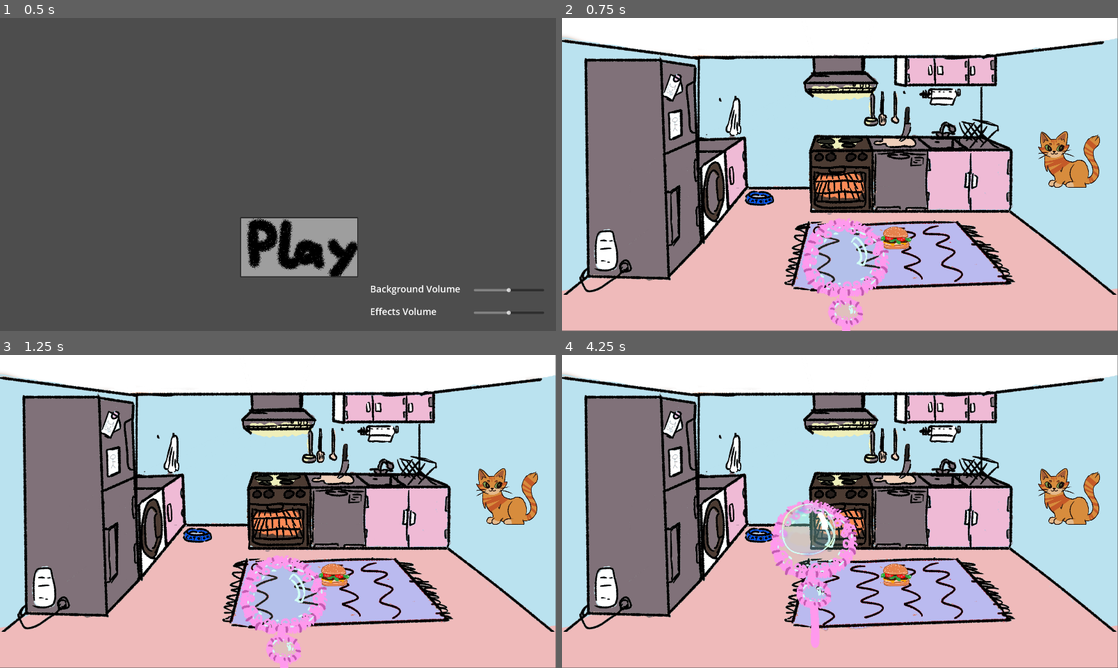
Above: before the commit, frames 1-4 (two rows, left to right).
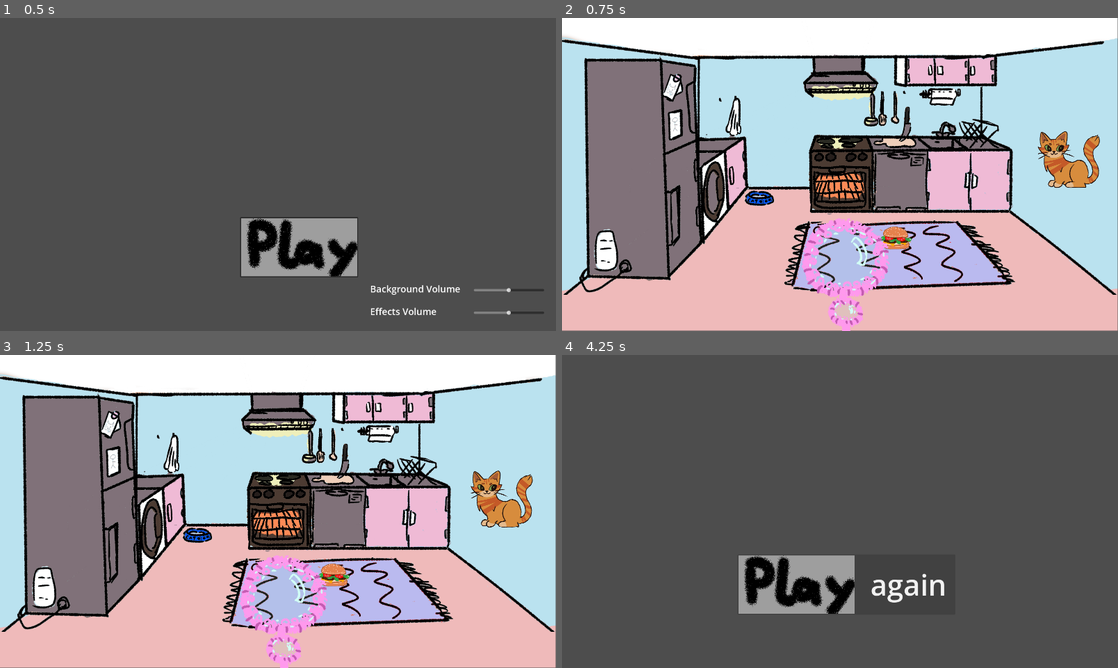
Above: after the commit, the same moments.

Repository: LuckyDiamond2/GGJ2025-Snack-attack-Bubble-Trouble
Game: Godot game, scene res://scenes/title_screen.tscn
Same seed, same stepped clock (60 frames per second), same inputs: the game is played once before the commit and once after it.
Inputs (mouse positions are in pixels of both pictures, inside the frame that each line leads up to):
- Up to frame 1 (0.5 s): no input
- Up to frame 2 (0.75 s): click (862, 246) at 0.5 s
- Up to frame 3 (1.25 s): no input
- Up to frame 4 (4.25 s): move the mouse to (962, 495) at 1.27 s; click (962, 495) at 1.42 s; move the mouse to (728, 527) at 2.02 s; click (728, 527) at 2.17 s; move the mouse to (895, 442) at 2.77 s; click (895, 442) at 2.92 s; move the mouse to (812, 574) at 3.52 s; click (812, 574) at 3.67 s

Frame 1 is identical in both runs. In frame 2, 0.3% of the frame differs, in the area x 57-97%, y 36-74%; in frame 3, 1.2%; in frame 4, 99%, in the area x 0-100%, y 0-100%.
Error after the commit: Invalid access to property or key 'on_bubble_pop' on a base object of type 'null instance'. (res://scripts/bubble.gd:47)

Commit message:
add bubble interaction with cat and bubble spawn

Diff:
--- a/scenes/cats/cat.gd
+++ b/scenes/cats/cat.gd
@@ -1,8 +1,9 @@
 extends RigidBody2D
 
-@export var ACCELERATION = 300
-@export var MAX_SPEED = 500
+@export var ACCELERATION = 100
+@export var MAX_SPEED = 200
 @export var FRICTION = 200
+@export var BUBBLE_HIT_DISTANCE = 200
 
 var food:Node2D
 @onready var sprite = $AnimatedSprite2D
@@ -21,6 +22,7 @@
 func seek_Food():
 	if foodDetectionZone2.can_see_food():
 		state = IDLE
+		get_parent().on_cat_reaches_food.emit()
 	elif foodDetectionZone.can_see_food():
 		state = CHASE
 		food = foodDetectionZone.food
@@ -28,7 +30,8 @@
 
 # Called when the node enters the scene tree for the first time.
 func _ready() -> void:
-	food = get_node("/root/Node/Hamburger")
+	get_parent().on_bubble_pop.connect(_on_bubble_pop)
+	food = get_node("/root/GameScreen/Hamburger")
 
 
 # Called every frame. 'delta' is the elapsed time since the previous frame.
@@ -53,7 +56,12 @@
 	linear_velocity = velocity
 
 
-
+func _on_bubble_pop(position: Vector2):
+	if position.distance_to(self.position) < BUBBLE_HIT_DISTANCE:
+		if food:
+			var direction = (food.position - position).normalized()
+			velocity = velocity.move_toward(-direction * MAX_SPEED, 5000)
+	#print("distance: ", position.distance_to(self.position))
 
 	#if food and position.distance_to(food.position) > 10:
 		#var direction = (food.position - position).normalized()
--- a/scenes/game_screen.tscn
+++ b/scenes/game_screen.tscn
@@ -28,14 +28,14 @@
 autoplay = true
 script = ExtResource("4_bbapu")
 
-[node name="TBubbleWand" parent="." instance=ExtResource("4_fvn4u")]
-auto_translate_mode = 2
-position = Vector2(974, 947)
-
-[node name="Bubbles" type="Node" parent="."]
-
 [node name="Hamburger" parent="." instance=ExtResource("7_rgc0x")]
 position = Vector2(1152, 762)
 
 [node name="Cat" parent="." instance=ExtResource("8_8c6ri")]
 position = Vector2(1751, 481)
+
+[node name="Bubbles" type="Node" parent="."]
+
+[node name="TBubbleWand" parent="." instance=ExtResource("4_fvn4u")]
+auto_translate_mode = 2
+position = Vector2(974, 947)
--- a/scripts/bubble.gd
+++ b/scripts/bubble.gd
@@ -3,13 +3,14 @@
 var scene = preload("res://scenes/animated_bubble.tscn")
 var anim: AnimatedSprite2D
 
-
+var spawnSound = preload("res://assets/bubble/BubbleSpawn.wav")
 var popSounds = [preload("res://assets/bubble/Pop1.mp3"),
 				preload("res://assets/bubble/Pop2.mp3"),
 				preload("res://assets/bubble/Pop3.mp3"),
 				preload("res://assets/bubble/Pop4.mp3")]
 
 var velocity: Vector2
+var player
 
 # Called when the node enters the scene tree for the first time.
 func _ready() -> void:
@@ -20,6 +21,13 @@
 	anim.offset.y = -230
 	velocity = Vector2(randf_range(-30, 30), randf_range(-150, 0))
 	anim.play()
+	player = AudioStreamPlayer.new()
+	player.volume_db = linear_to_db($"/root/Settings".get_effect_volume())
+	get_parent().add_child(player)
+	var rand_pitch_scale = randf_range(0.5, 1.5)
+	player.pitch_scale = rand_pitch_scale
+	player.stream = spawnSound
+	player.play()
 
 # Called every frame. 'delta' is the elapsed time since the previous frame.
 func _process(delta: float) -> void:
@@ -29,9 +37,6 @@
 	anim.position = pos
 
 func play_pop_sound():
-	var player = AudioStreamPlayer.new()
-	player.volume_db = linear_to_db($"/root/Settings".get_effect_volume())
-	get_parent().add_child(player)
 	var rand_pitch_scale = randf_range(0.5, 1.5)
 	player.pitch_scale = rand_pitch_scale
 	player.stream = popSounds.pick_random()
@@ -39,4 +44,5 @@
 
 func _notification(what: int):
 	if what == NOTIFICATION_PREDELETE:  # Called when node is being deleted/freed
+		get_parent().get_parent().on_bubble_pop.emit(anim.position)
 		play_pop_sound()
--- a/scripts/game_screen.gd
+++ b/scripts/game_screen.gd
@@ -1,10 +1,15 @@
 extends Node
 
+signal on_bubble_pop(position: Vector2)
+signal on_cat_reaches_food()
 
 # Called when the node enters the scene tree for the first time.
 func _ready() -> void:
+	on_cat_reaches_food.connect(_on_cat_reaches_food)
 	pass
 
+func _on_cat_reaches_food():
+	get_tree().change_scene_to_file("res://scenes/loose_screen.tscn")
 
 # Called every frame. 'delta' is the elapsed time since the previous frame.
 func _process(delta: float) -> void:
--- a/scripts/main.tscn
+++ b/scripts/main.tscn
@@ -1,20 +1,18 @@
-[gd_scene load_steps=6 format=3 uid="uid://djh03gny11peh"]
+[gd_scene load_steps=8 format=3 uid="uid://djh03gny11peh"]
 
 [ext_resource type="PackedScene" uid="uid://dvkrr16lq0fc0" path="res://scenes/title_screen.tscn" id="1_xbm1p"]
 [ext_resource type="PackedScene" uid="uid://bt1yao5k41uaa" path="res://scenes/game_screen.tscn" id="2_6m6l3"]
+[ext_resource type="PackedScene" uid="uid://hk1l0uw6vhs8" path="res://scenes/food/hamburger.tscn" id="3_3a2as"]
+[ext_resource type="PackedScene" uid="uid://c0g21naslexct" path="res://scenes/cats/cat.tscn" id="4_6oxlf"]
 [ext_resource type="PackedScene" uid="uid://bkpufb658r63q" path="res://scenes/win_screen.tscn" id="4_33fp4"]
 [ext_resource type="Script" path="res://scripts/win_screen.gd" id="5_pf0ur"]
 [ext_resource type="PackedScene" uid="uid://cke768xeg101o" path="res://scenes/loose_screen.tscn" id="6_qtedh"]
-[ext_resource type="PackedScene" uid="uid://hk1l0uw6vhs8" path="res://scenes/food/hamburger.tscn" id="3_3a2as"]
-[ext_resource type="PackedScene" uid="uid://c0g21naslexct" path="res://scenes/cats/cat.tscn" id="4_6oxlf"]
-
 
 [node name="Node" type="Node"]
 
 [node name="TItleScreen" parent="." instance=ExtResource("1_xbm1p")]
 
 [node name="GameScreen" parent="." instance=ExtResource("2_6m6l3")]
-
 
 [node name="WinScreen" parent="." instance=ExtResource("4_33fp4")]
 script = ExtResource("5_pf0ur")
Not shown: 1 places in scenes/cats/cat.tscn that only renumber resources
Not shown: 1 places in scenes/game_screen.tscn that only renumber resources
Not shown: 1 places in scenes/loose_screen.tscn that only renumber resources
Not shown: 1 places in scenes/title_screen.tscn that only renumber resources
Not shown: 1 places in scenes/win_screen.tscn that only renumber resources
Not shown, added: assets/bubble/BubbleSpawn.wav
